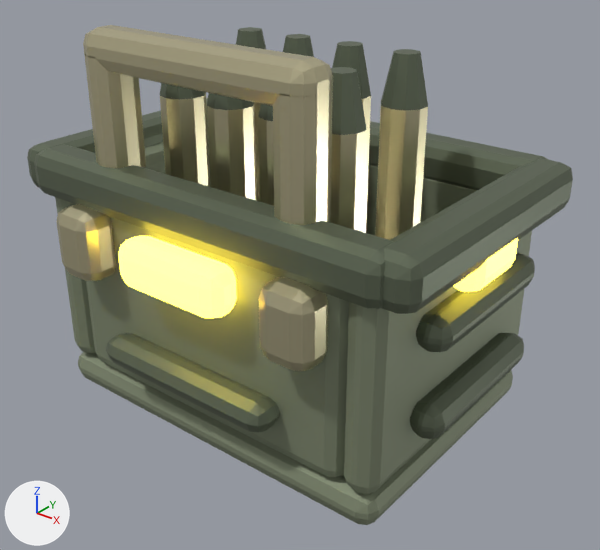
Renders of the glTF model assets/pbr/pickup_ammo_box.glb from each side of a commit.
The view is the same before and after, from a 50 mm lens placed at (0.519, -0.634, 0.539), pointed at (0.027, -0.02, 0.158). Every picture has the same lights, and +X, +Y and +Z are marked at lower left. The first picture is the older version.

The scene before the commit, as lines of its bpy script (objects in view):
```python
ob_pickup_ammo_box_floor = bpy.data.objects.new('pickup_ammo_box_floor', me_cube)
ob_pickup_ammo_box_floor.location = (0.0, 0.0, 0.0)
ob_pickup_ammo_box_rim_f = bpy.data.objects.new('pickup_ammo_box_rim_f', me_cube_007)
ob_pickup_ammo_box_rim_f.location = (0.0, 0.0, 0.0)
ob_pickup_ammo_box_rim_r = bpy.data.objects.new('pickup_ammo_box_rim_r', me_cube_006)
ob_pickup_ammo_box_rim_r.location = (0.0, 0.0, 0.0)
ob_pickup_ammo_box_stencil = bpy.data.objects.new('pickup_ammo_box_stencil', me_cube_020)
ob_pickup_ammo_box_stencil.location = (0.0, 0.0, 0.0)
ob_pickup_ammo_box_tip_r13 = bpy.data.objects.new('pickup_ammo_box_tip_r13', me_cone_007)
ob_pickup_ammo_box_tip_r13.location = (0.099, 0.052, 0.361)
ob_pickup_ammo_box_wall_b = bpy.data.objects.new('pickup_ammo_box_wall_b', me_cube_004)
ob_pickup_ammo_box_wall_b.location = (0.0, 0.0, 0.0)
ob_pickup_ammo_box_wall_f = bpy.data.objects.new('pickup_ammo_box_wall_f', me_cube_003)
ob_pickup_ammo_box_wall_f.location = (0.0, 0.0, 0.0)
ob_pickup_ammo_box_wall_l = bpy.data.objects.new('pickup_ammo_box_wall_l', me_cube_001)
ob_pickup_ammo_box_wall_l.location = (0.0, 0.0, 0.0)
ob_pickup_ammo_box_wall_r = bpy.data.objects.new('pickup_ammo_box_wall_r', me_cube_002)
ob_pickup_ammo_box_wall_r.location = (0.0, 0.0, 0.0)
# also in view: 'pickup_ammo_box_round_r02' at (0.033, -0.052, 0.186); 'pickup_ammo_box_rib_r0' at (0.223, 0.0, 0.095); 'pickup_ammo_box_latch_r' at (0.135, -0.162, 0.2); 'pickup_ammo_box_handle_bar' at (0.0, -0.126, 0.39); 'pickup_ammo_box_tip_r12' at (0.033, 0.052, 0.361)
```
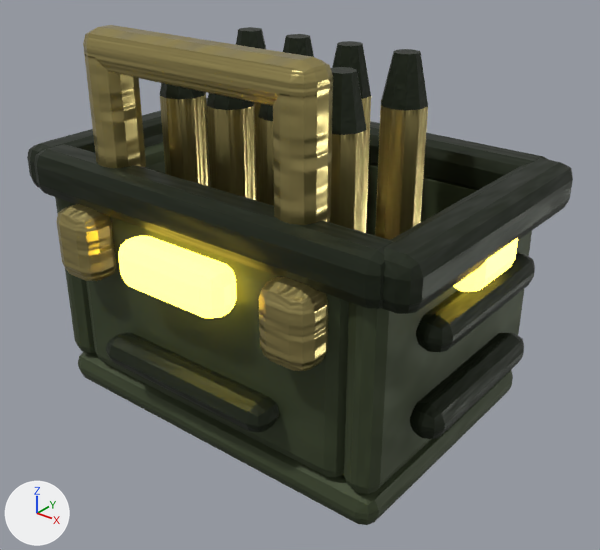
What differs and where, as boxes [x1, y1, x2, y2] in the pictures (600 x 550 px):
'pickup_ammo_box_wall_f', surface changed (darker)
    both: [86, 216, 349, 477]
'pickup_ammo_box_rim_f', surface changed (darker)
    both: [34, 144, 393, 309]
'pickup_ammo_box_wall_r', surface changed (darker)
    both: [344, 231, 532, 494]
'pickup_ammo_box_rim_r', surface changed (greyish green to black)
    both: [382, 158, 573, 314]
'pickup_ammo_box_floor', surface changed (darker)
    both: [78, 352, 513, 525]
'pickup_ammo_box_handle_bar', surface changed (beige to yellow)
    both: [83, 25, 333, 106]
'pickup_ammo_box_handle_post_r', surface changed (darker)
    both: [273, 89, 333, 225]
'pickup_ammo_box_stencil', surface changed (darker)
    both: [106, 333, 279, 432]
'pickup_ammo_box_round_r13', surface changed (beige to brown)
    both: [375, 106, 428, 240]
'pickup_ammo_box_latch_r', surface changed (darker)
    both: [259, 277, 328, 371]
'pickup_ammo_box_rib_r0', surface changed (darker)
    both: [410, 332, 524, 439]
'pickup_ammo_box_handle_post_l', surface changed (beige to brown)
    both: [84, 54, 146, 168]
'pickup_ammo_box_rib_r1', surface changed (darker)
    both: [416, 253, 535, 352]
'pickup_ammo_box_rim_b', surface changed (darker)
    both: [369, 121, 549, 190]
'pickup_ammo_box_round_r01', surface changed (darker)
    both: [207, 104, 257, 201]
'pickup_ammo_box_round_r00', surface changed (beige to brown)
    both: [160, 93, 211, 187]
'pickup_ammo_box_latch_l', surface changed (darker)
    both: [56, 204, 116, 281]
'pickup_ammo_box_round_r03', surface changed (darker)
    both: [329, 130, 366, 232]
'pickup_ammo_box_tip_r13', surface changed (greyish green to black)
    both: [381, 49, 428, 110]
'pickup_ammo_box_wall_l', surface changed
    both: [55, 141, 211, 353]
'pickup_ammo_box_tip_r03', surface changed (greyish green to black)
    both: [331, 67, 366, 135]
'pickup_ammo_box_wall_b', surface changed (darker)
    both: [366, 165, 477, 235]
'pickup_ammo_box_rim_l', surface changed
    both: [27, 98, 208, 188]
'pickup_ammo_box_round_r02', surface changed (darker)
    both: [258, 117, 274, 206]
'pickup_ammo_box_tip_r12', surface changed (darker)
    both: [332, 41, 371, 99]
'pickup_ammo_box_tip_r11', surface changed (darker)
    both: [283, 34, 314, 57]
'pickup_ammo_box_round_r12', surface changed (darker)
    both: [362, 96, 371, 233]
'pickup_ammo_box_tip_r01', surface changed (greyish green to black)
    both: [207, 93, 254, 110]
'pickup_ammo_box_tip_r10', surface changed (darker)
    both: [236, 27, 266, 49]
'pickup_ammo_box_tip_r00', surface changed (greyish green to black)
    both: [160, 83, 206, 99]
'pickup_ammo_box_round_r10', surface changed (beige to brown)
    both: [254, 102, 261, 201]
'pickup_ammo_box_tip_r02', surface changed (greyish green to black)
    both: [258, 104, 273, 121]

The change, as a diff of the scene's bpy script:
```diff
--- a/assets/pbr/pickup_ammo_box.glb.py
+++ b/assets/pbr/pickup_ammo_box.glb.py
@@ mat_pickup_ammo_box_shell @@
 mat_pickup_ammo_box_shell = bpy.data.materials.new('pickup_ammo_box_shell')
-# nodes: BsdfPrincipled, OutputMaterial
-# colours: greyish green #8b957c
+# nodes: BsdfPrincipled, NormalMap, OutputMaterial, SeparateColor, TexImage x3
+# uses the picture img_vcw_tex_paint_pickup_ammo_box_shell_albedo
+# uses the picture img_vcw_tex_paint_pickup_ammo_box_shell_normal
+# uses the picture img_vcw_tex_paint_pickup_ammo_box_shell_orm
@@ mat_pickup_ammo_box_trim @@
 mat_pickup_ammo_box_trim = bpy.data.materials.new('pickup_ammo_box_trim')
-# nodes: BsdfPrincipled, OutputMaterial
-# colours: greyish green #6c7661
+# nodes: BsdfPrincipled, NormalMap, OutputMaterial, SeparateColor, TexImage x3
+# uses the picture img_vcw_tex_paint_pickup_ammo_box_trim_albedo
+# uses the picture img_vcw_tex_paint_pickup_ammo_box_trim_normal
+# uses the picture img_vcw_tex_paint_pickup_ammo_box_trim_orm
@@ mat_pickup_ammo_box_metal @@
 mat_pickup_ammo_box_metal = bpy.data.materials.new('pickup_ammo_box_metal')
-# nodes: BsdfPrincipled, OutputMaterial
-# colours: beige #ddd4ad
+# nodes: BsdfPrincipled, NormalMap, OutputMaterial, SeparateColor, TexImage x3
+# uses the picture img_vcw_tex_metal_pickup_ammo_box_metal_albedo
+# uses the picture img_vcw_tex_metal_pickup_ammo_box_metal_normal
+# uses the picture img_vcw_tex_metal_pickup_ammo_box_metal_orm
```
